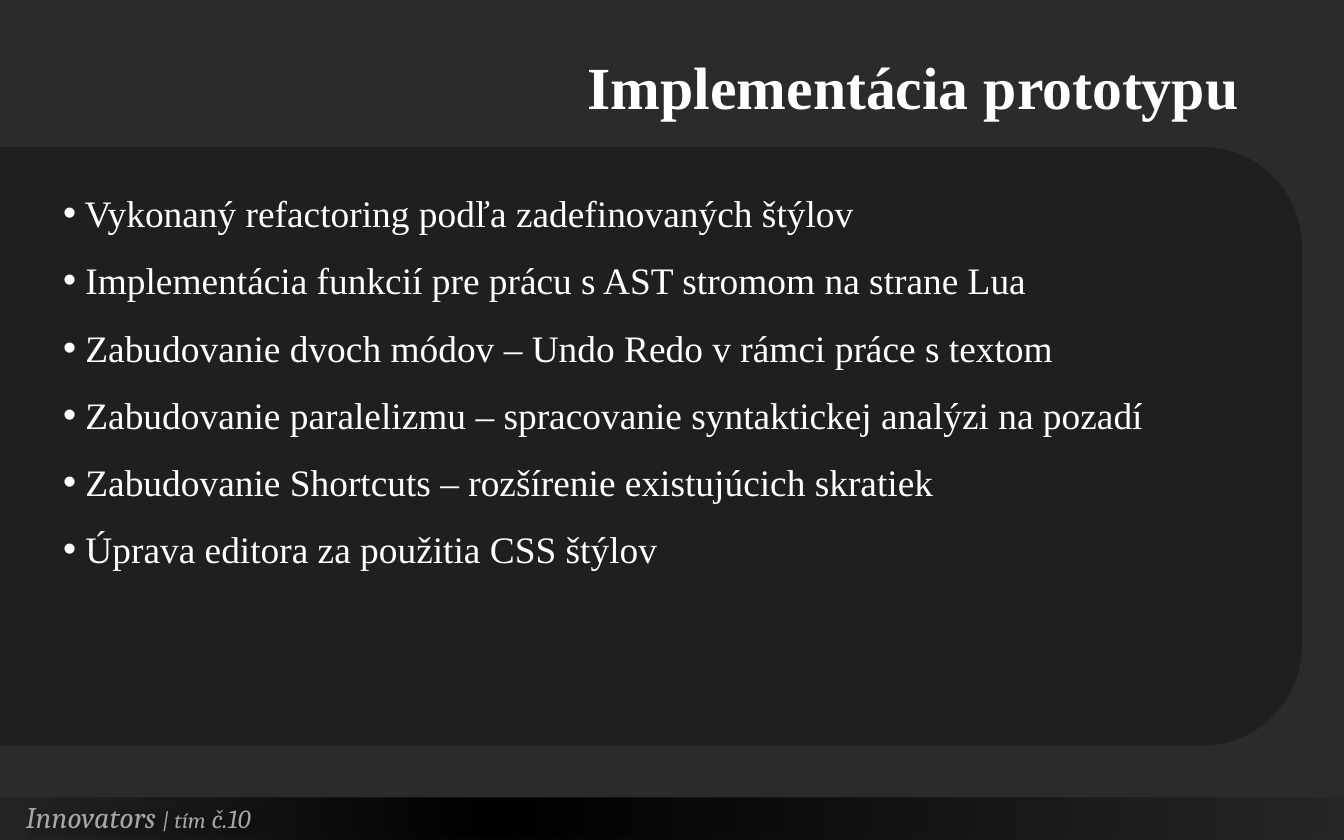
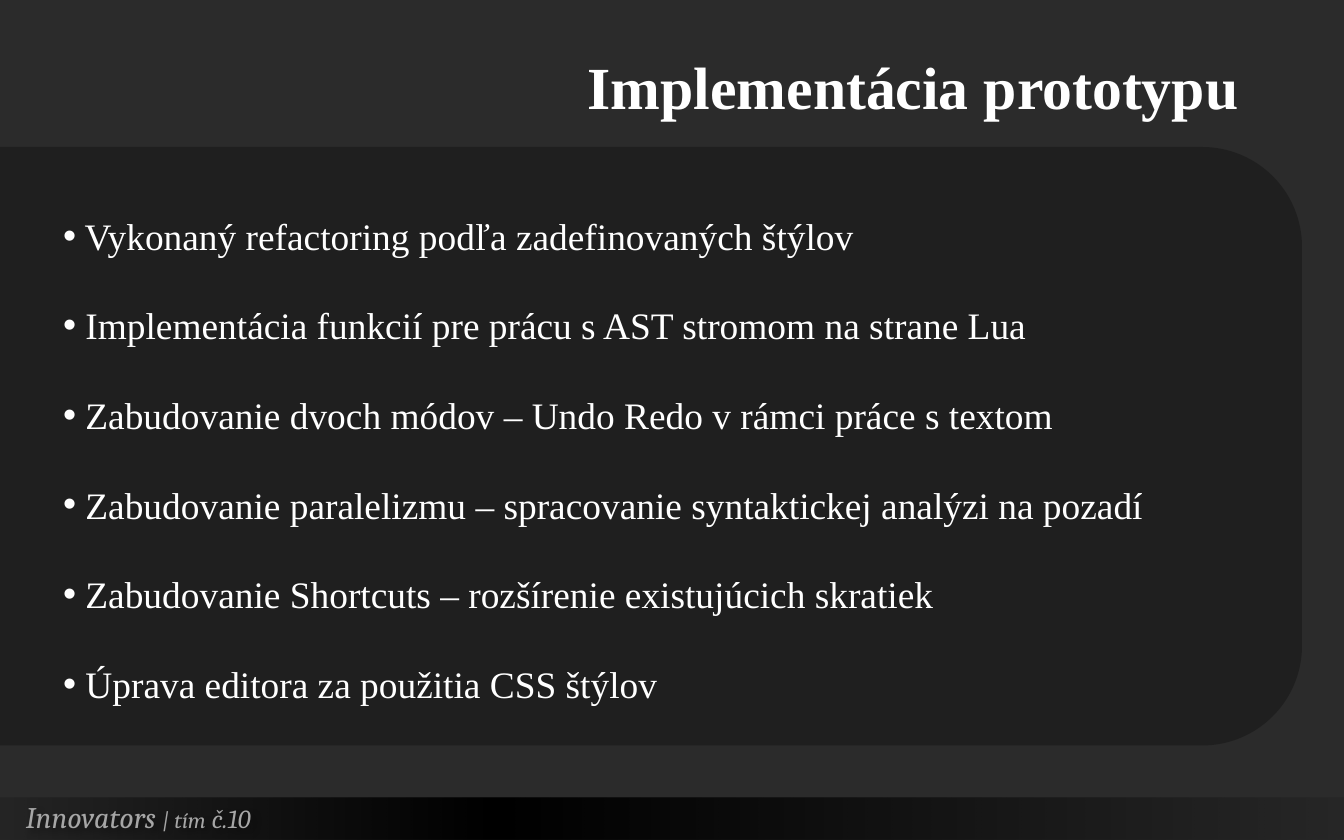
Before and after one commit to Innovators-Team10/Documentation, a slide deck: slide 13 of Dokumentacie/Ostatne/Innovators.pptx (slide 12 before the commit). Drawn at 1344x840 pixels with LibreOffice and Linux fonts; fonts in the diff are those of the drawing; background and template pictures are left out; a plain dark background stands for a picture behind light text. Boxes give left, top, right and bottom in pixels: in the first picture for what was removed or moved away, otherwise in the second. Text is boxed around its words. In the diff, an @@ line names an element or a change of style, - is before the commit and + after.

```diff
--- a/Dokumentacie/Ostatne/Innovators.pptx
+++ b/Dokumentacie/Ostatne/Innovators.pptx
@@ text "Vykonaný refactoring podľa zadefinovaných štýlov" at [85, 223, 1143, 705]: line spacing 1.5 to 2 @@
```
Also in this commit, not shown: 6 other slides changed, 1 slide added.
